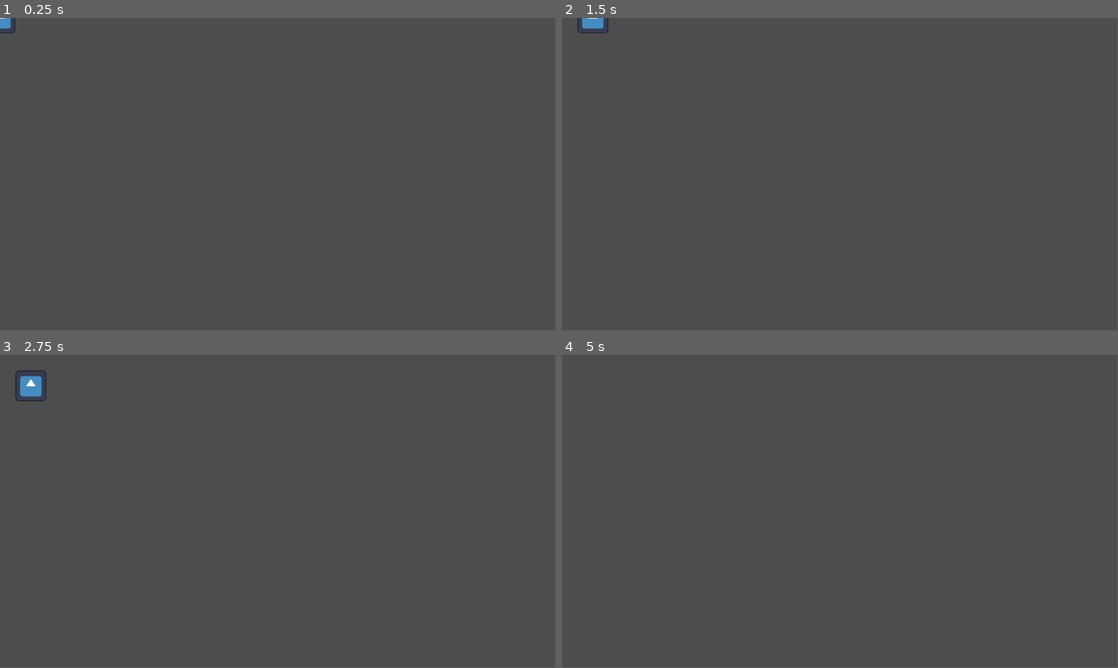
Above: before the commit, frames 1-4 (two rows, left to right).
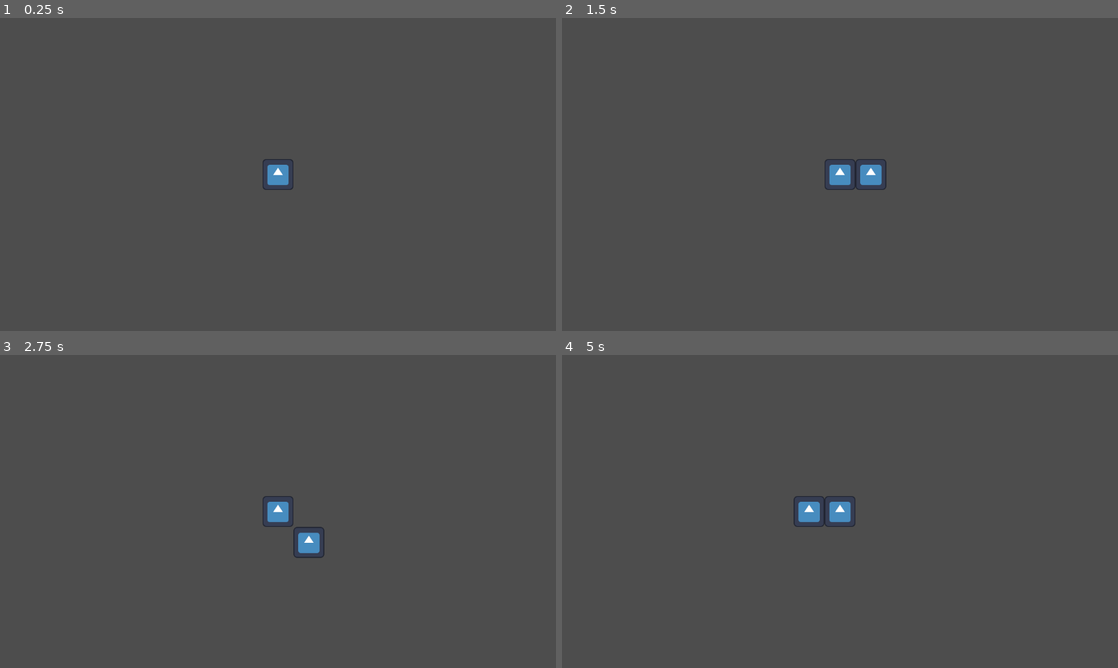
Above: after the commit, the same moments.

Repository: coyotecentral/vgd-fall-2024
Game: Godot game, scene res://node_2d.tscn
Same seed, same stepped clock (60 frames per second), same inputs: the game is played once before the commit and once after it. The engine's default icon, where the game draws it, is replaced by a stand-in: a white triangle on a blue panel in a dark square.
Inputs:
- Up to frame 1 (0.25 s): no input
- Up to frame 2 (1.5 s): tap Enter at 0.5 s; hold D (right) 0.53-1.28 s; tap Space at 1.25 s; hold S (down) from 1.28 s (still down)
- Up to frame 3 (2.75 s): release S (down) at 2.03 s; hold D (right) from 2.03 s (still down)
- Up to frame 4 (5 s): tap Enter at 2.75, 4.25 s; release D (right) at 2.78 s; hold W (up) 2.78-3.53 s; tap Space at 3.5 s; hold A (left) from 3.53 s (still down)
In our replay, the window is 799x449 before the commit and 800x450 after it. These sizes can differ from the game's own. Grey fills any space a smaller window leaves; there, only what the larger window draws over its background counts as a difference.

The runs differ from the first frame. In frame 1, 0.4% of the frame differs, in the area x 0-53%, y 0-55%; in frame 2, 0.8%; in frame 3, 1.0%, in the area x 2-59%, y 4-65%; in frame 4, 0.6%.

Commit message:
Checkpoint

Diff:
--- a/node_2d.gd
+++ b/node_2d.gd
@@ -3,9 +3,14 @@
 const tile_size = 64.0
 var direction = Vector2.RIGHT
 
+var sprite = preload("res://segment.tscn")
+var snake = []
+
 
 # Called when the node enters the scene tree for the first time.
 func _ready():
+	snake.push_front($Sprite2D)
+	spawn_segment()
 	$Timer.timeout.connect(tick)
 	$Timer.start()
 
@@ -20,3 +25,11 @@
 
 func tick():
 	$Sprite2D.position += direction * tile_size
+
+# This function is going to create a new
+# snake segment and add it to the world. We're
+# also going to add it to our snake array.
+func spawn_segment():
+	# Create an "instance" of the scene
+	var new_segment = sprite.instantiate()
+	add_child(new_segment)
--- a/node_2d.tscn
+++ b/node_2d.tscn
@@ -1,13 +1,11 @@
 [gd_scene load_steps=3 format=3 uid="uid://c4racelejj6i2"]
 
-[ext_resource type="Texture2D" uid="uid://dhyhbwo5kesbk" path="res://icon.svg" id="1_cauy3"]
 [ext_resource type="Script" path="res://node_2d.gd" id="1_p82ru"]
+[ext_resource type="PackedScene" uid="uid://bsnmlg811mwwd" path="res://segment.tscn" id="2_t7723"]
 
 [node name="Node2D" type="Node2D"]
 script = ExtResource("1_p82ru")
 
-[node name="Sprite2D" type="Sprite2D" parent="."]
-scale = Vector2(0.5, 0.5)
-texture = ExtResource("1_cauy3")
+[node name="Sprite2D" parent="." instance=ExtResource("2_t7723")]
 
 [node name="Timer" type="Timer" parent="."]
--- a/project.godot
+++ b/project.godot
@@ -14,6 +14,10 @@
 run/main_scene="res://node_2d.tscn"
 config/features=PackedStringArray("4.3", "GL Compatibility")
 config/icon="res://icon.svg"
+
+[display]
+
+window/stretch/mode="viewport"
 
 [input]
 
--- /dev/null
+++ b/segment.tscn
@@ -0,0 +1,8 @@
+[gd_scene load_steps=2 format=3 uid="uid://bsnmlg811mwwd"]
+
+[ext_resource type="Texture2D" uid="uid://dhyhbwo5kesbk" path="res://icon.svg" id="1_0fjoi"]
+
+[node name="Sprite2D" type="Sprite2D"]
+position = Vector2(576, 324)
+scale = Vector2(0.5, 0.5)
+texture = ExtResource("1_0fjoi")
